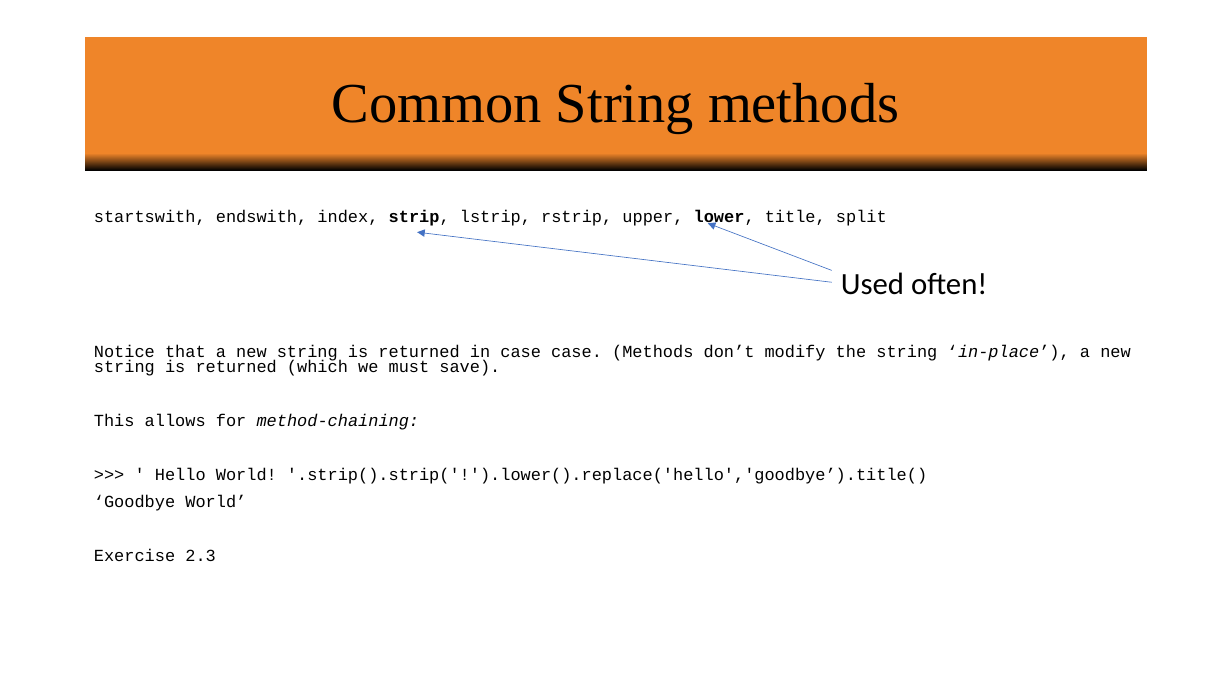
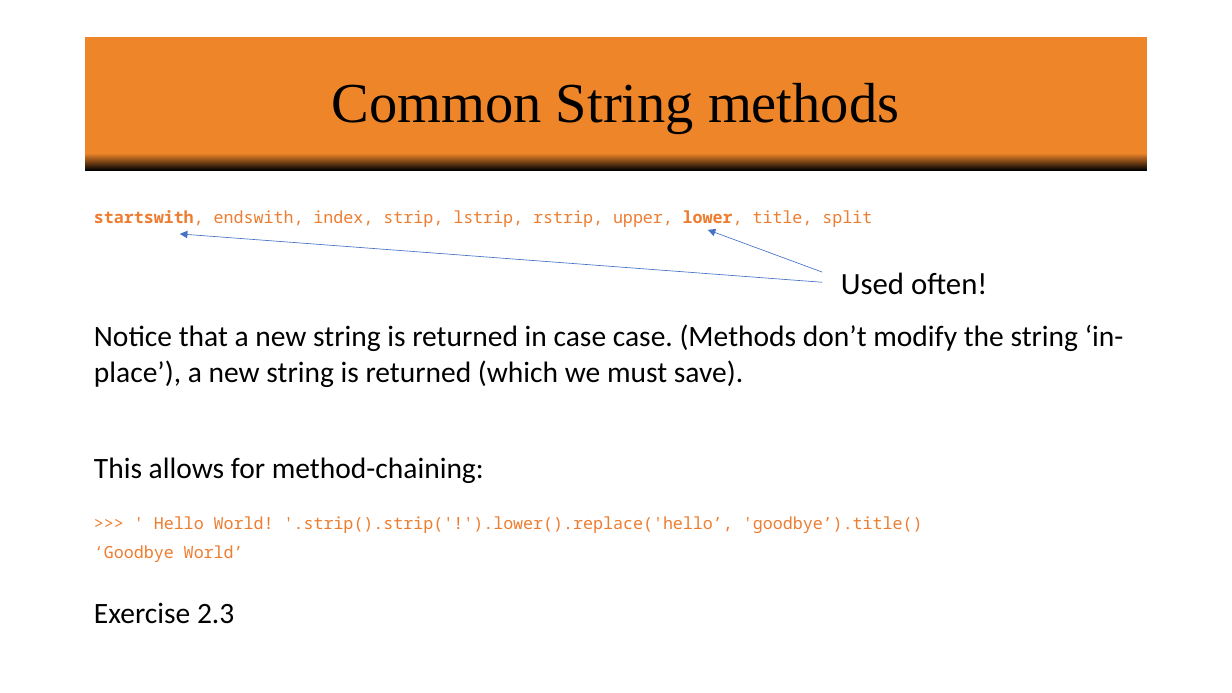
Before and after one commit to vineetbansal/Learning-Python, a slide deck: slide 12 of powerpoint/02 Strings_Lists_Tuples_Loops_Files.pptx. Drawn at 1232x693 pixels with LibreOffice and Linux fonts; fonts in the diff are those of the drawing; background and template pictures are left out. Boxes give left, top, right and bottom in pixels: in the first picture for what was removed or moved away, otherwise in the second. Text is boxed around its words. In the diff, an @@ line names an element or a change of style, - is before the commit and + after.

```diff
--- a/powerpoint/02 Strings_Lists_Tuples_Loops_Files.pptx
+++ b/powerpoint/02 Strings_Lists_Tuples_Loops_Files.pptx
@@ text at (x1=94, y1=210, x2=1124, y2=562): size 13.2 to 13 pt, font Courier New to Noto Sans Mono, text colour #000000 to #ED7D31 in "startswith, endswith, index, strip, lstrip, rstrip, upper, ...", "‘Goodbye World’"; bold on in "startswith,"; bold off in "strip,"; size 13.2 to 23 pt, font Courier New to Calibri in "Notice that a new string is returned ...", "This allows for method-chaining:", "Exercise 2.3"; italic off in "‘in-place’),", "method-chaining:"; line spacing 0.7 to 0.8; line spacing 0.7 to 1 @@
@@ arrow moved from (832, 283) - (417, 232) to (823, 283) - (180, 234) @@
@@ arrow moved from (832, 271) - (708, 224) to (823, 272) - (708, 230) @@
@@ text at (x1=154, y1=516, x2=923, y2=533): text changed; size 13.2 to 13 pt; font Courier New to Noto Sans Mono; text colour #000000 to #ED7D31 @@
->>> ' Hello World! '.strip().strip('!').lower().replace('hello','goodbye’).title()
+>>> ' Hello World! '.strip().strip('!').lower().replace('hello’, 'goodbye’).title()
```
Also in this commit, not shown: 38 other slides changed, 2 slides added, 1 slide removed, 6 other files.
